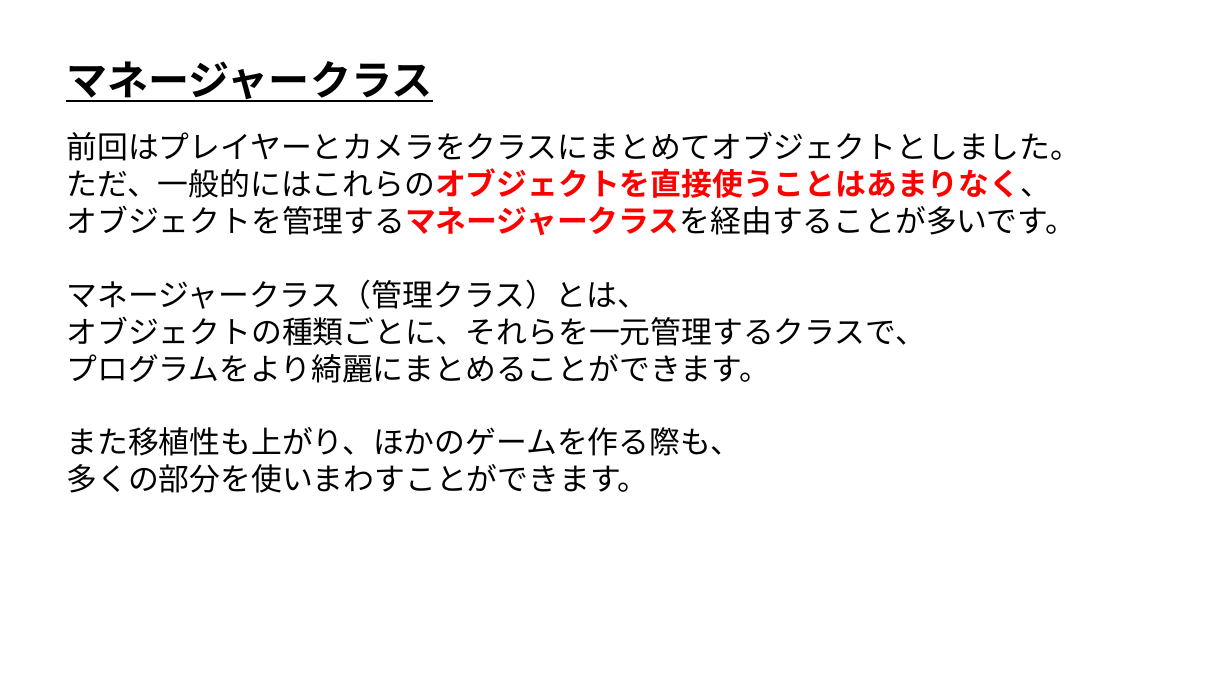
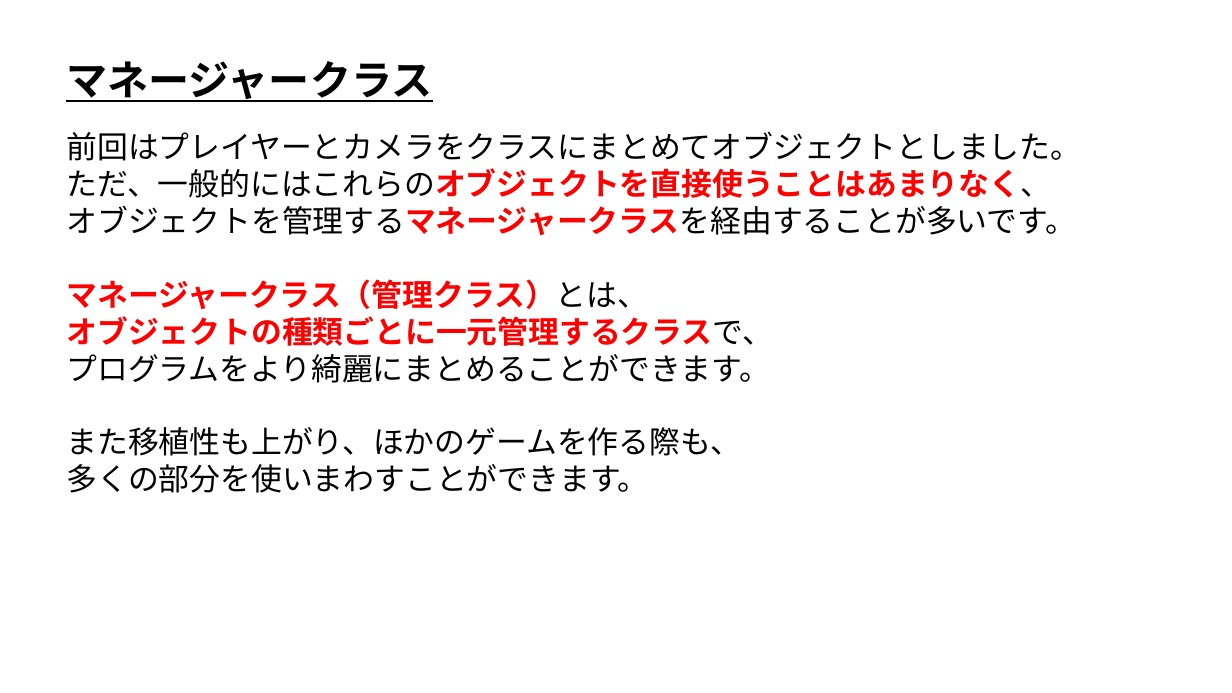
Before and after one commit to ArakiYusuke-Ohara/Textbook, a slide deck: slide 1 of ゲーム科2年/00_前期/ゲーム開発Ⅰ/03_マネージャークラス.pptx. Drawn at 1232x693 pixels with LibreOffice and Linux fonts; fonts in the diff are those of the drawing. Boxes give left, top, right and bottom in pixels: in the first picture for what was removed or moved away, otherwise in the second. Text is boxed around its words. In the diff, an @@ line names an element or a change of style, - is before the commit and + after.

```diff
--- a/ゲーム科2年/00_前期/ゲーム開発Ⅰ/03_マネージャークラス.pptx
+++ b/ゲーム科2年/00_前期/ゲーム開発Ⅰ/03_マネージャークラス.pptx
@@ text at bbox=[66, 279, 648, 309]: text colour #000000 to #FF0000, bold on in "マネージャークラス（管理クラス）とは、" @@
@@ text at bbox=[66, 316, 773, 346]: text changed; text colour #000000 to #FF0000; bold on @@
-オブジェクトの種類ごとに、それらを一元管理するクラスで、
+オブジェクトの種類ごとに一元管理するクラスで、
```
Also in this commit, not shown: 9 other slides changed, 9 other files.
